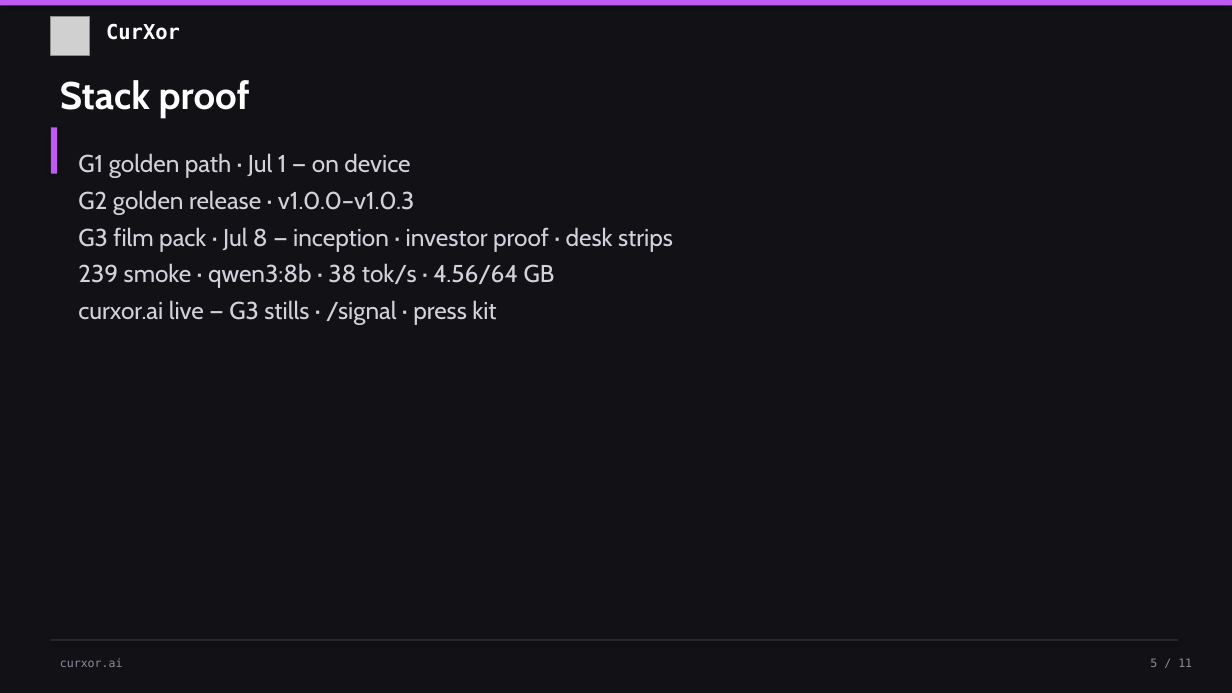
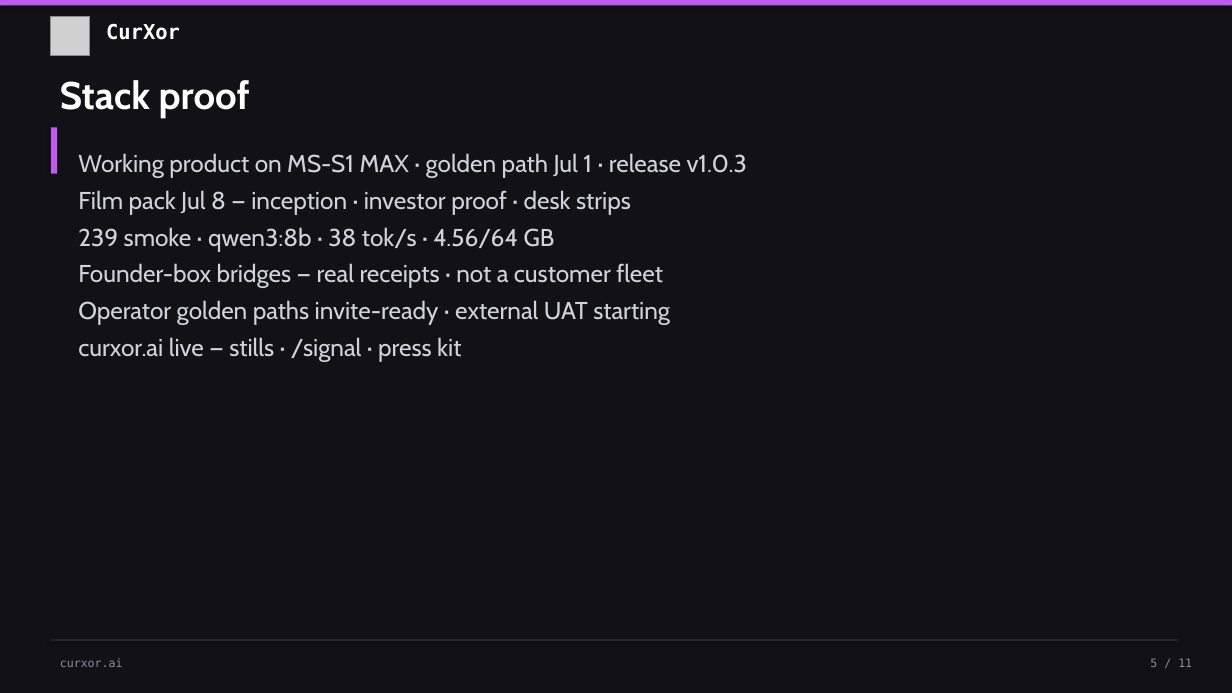
Before and after one commit to ankurmisra1982/curxor-storefront, a slide deck: slide 5 of docs/CurXor-Pitch-Deck-Speaker-Notes.pptx. Drawn at 1232x693 pixels with LibreOffice and Linux fonts; fonts in the diff are those of the drawing; grey boxes stand for pictures. Boxes give left, top, right and bottom in pixels: in the first picture for what was removed or moved away, otherwise in the second. Text is boxed around its words. In the diff, an @@ line names an element or a change of style, - is before the commit and + after.

```diff
--- a/docs/CurXor-Pitch-Deck-Speaker-Notes.pptx
+++ b/docs/CurXor-Pitch-Deck-Speaker-Notes.pptx
@@ text at bbox=[78, 153, 747, 215]: text changed @@
-G1 golden path · Jul 1 — on device
-G2 golden release · v1.0.0–v1.0.3
-G3 film pack · Jul 8 — inception · investor proof · desk strips
+Working product on MS-S1 MAX · golden path Jul 1 · release v1.0.3
+Film pack Jul 8 — inception · investor proof · desk strips
@@ text at bbox=[78, 263, 670, 362]: text changed @@
-curxor.ai live — G3 stills · /signal · press kit
+Founder-box bridges — real receipts · not a customer fleet
+Operator golden paths invite-ready · external UAT starting
+curxor.ai live — stills · /signal · press kit
```
Also in this commit, not shown: 4 other slides changed, 3 other files.
